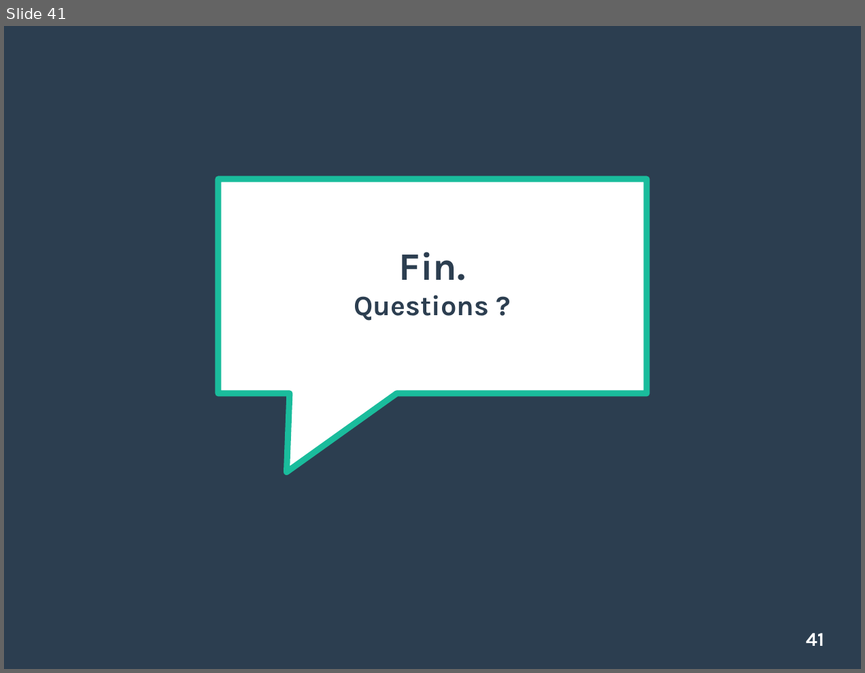
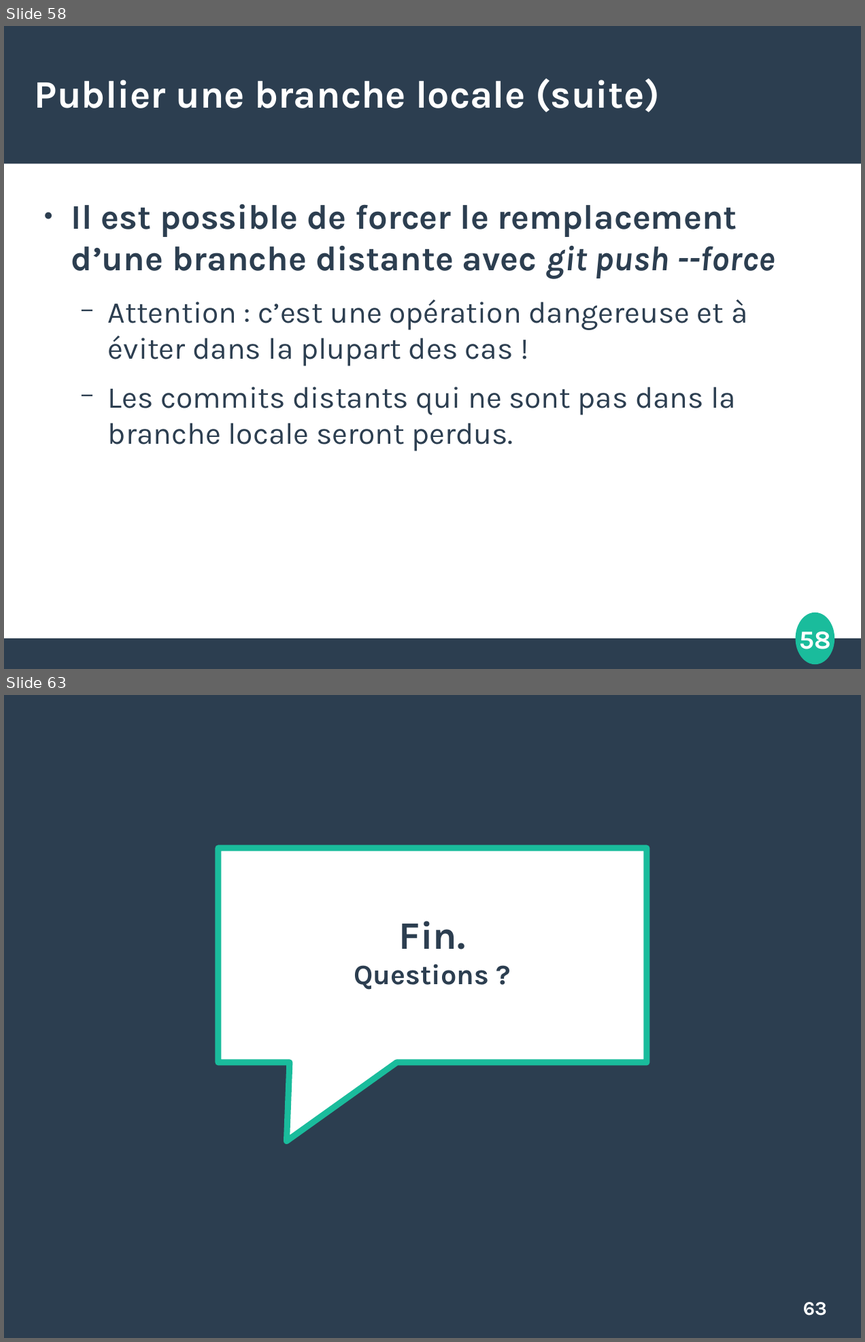
Before and after one commit to etdube/formation_git, a slide deck: Présentation git.odp. Shown one above the other, each under a label of ours: slide 41 before the commit, slides 58 and 63 after it; the slides between them are not shown. The pictures are 865x673 and 865x1342 pixels, drawn with LibreOffice and Linux fonts; fonts in the diff are those of the drawing. Boxes give left, top, right and bottom in pixels: in the first picture for what was removed or moved away, otherwise in the second. Text is boxed around its words. In the diff, an @@ line names an element or a change of style, - is before the commit and + after.

Commit message:
Section branches distantes

```diff
--- a/Présentation git.odp
+++ b/Présentation git.odp
@@ slide 58 added at [4, 26, 861, 669], background #FFFFFF @@
@@ rectangle added at [4, 26, 861, 163], fill #2C3E50 @@
@@ title added at [35, 78, 660, 112], 36 pt, text #FFFFFF, bold @@
+Publier une branche locale (suite)
@@ text added at [71, 204, 774, 451], 28 pt, text #2C3E50 @@
+● Il est possible de forcer le remplacement d’une branche distante avec git push --force
+  − Attention : c’est une opération dangereuse et à éviter dans la plupart des cas !
+  − Les commits distants qui ne sont pas dans la branche locale seront perdus.
@@ ellipse added at [796, 613, 834, 665], fill #1ABC9C, outline #1ABC9C 0.85 pt @@
@@ page number added at [799, 631, 831, 655], 24 pt, text #FFFFFF, bold @@
+58
@@ rectangle added at [4, 638, 861, 668], fill #2C3E50 @@
@@ what was slide 41 is now slide 63 @@
@@ page number at [803, 1302, 827, 1315]: text changed @@
-41
+63
```
Also in this commit, not shown: 1 slide changed, 21 other slides added.
